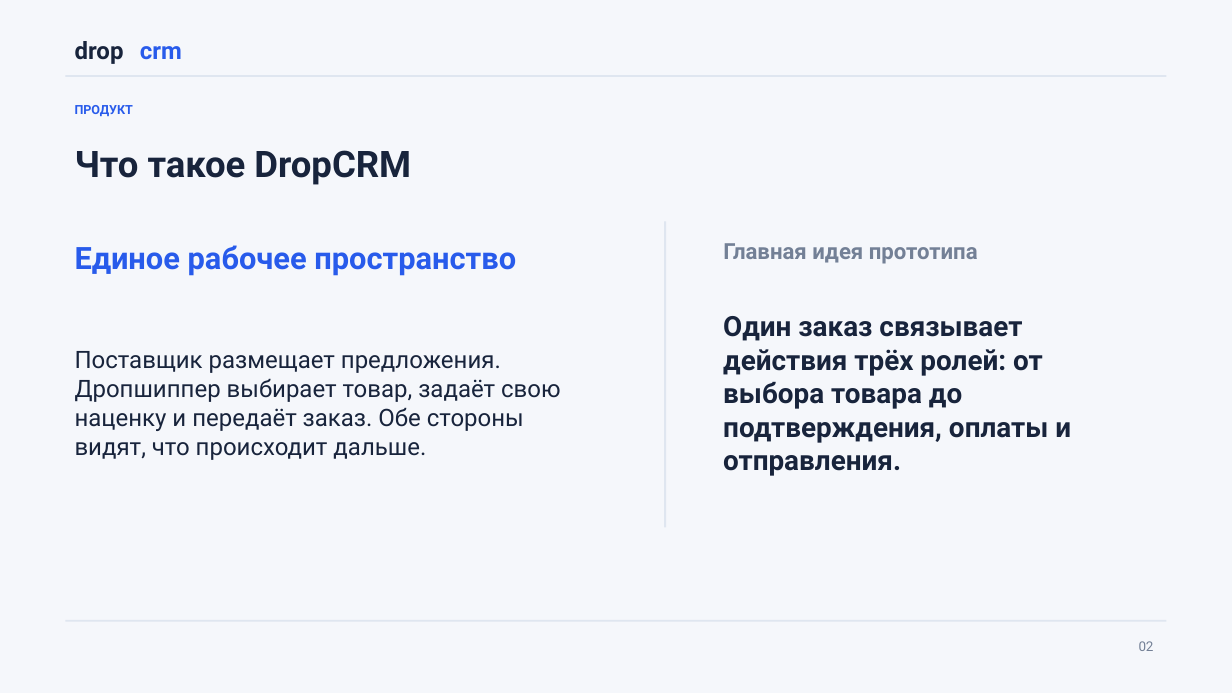
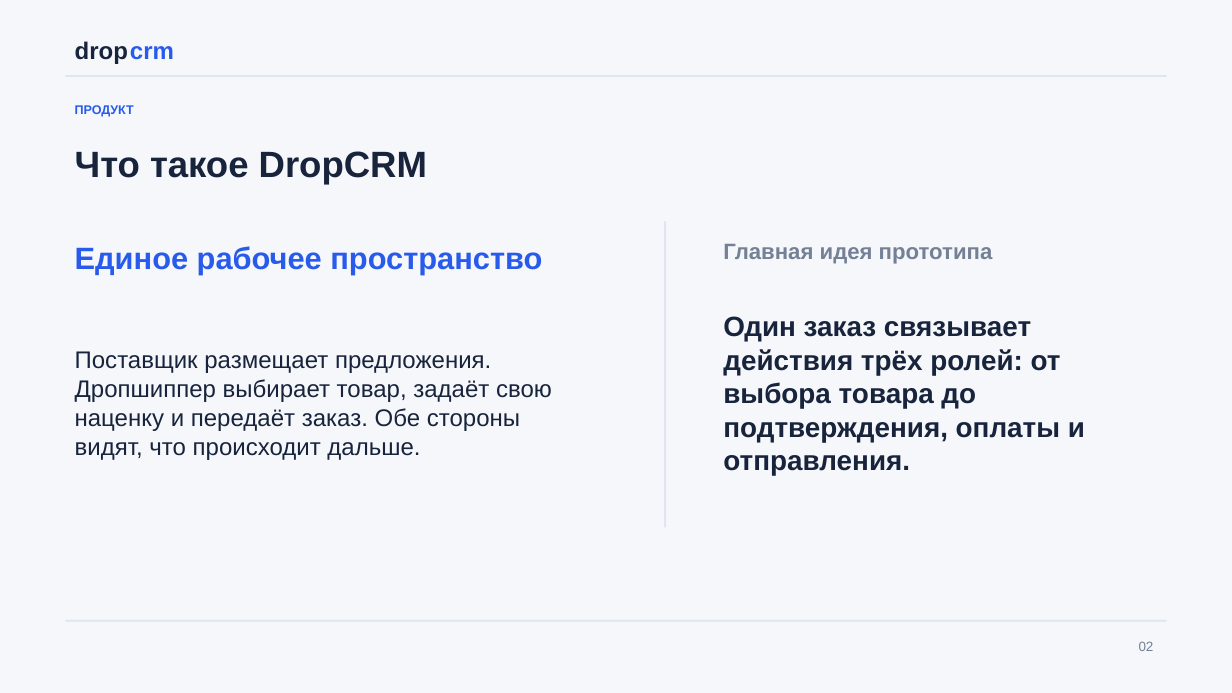
Before and after one commit to wertyqazx/DropCRM, a slide deck: slide 2 of DropCRM_Presentation_2026.pptx. Drawn at 1232x693 pixels with LibreOffice and Linux fonts; fonts in the diff are those of the drawing. Boxes give left, top, right and bottom in pixels: in the first picture for what was removed or moved away, otherwise in the second. Text is boxed around its words. In the diff, an @@ line names an element or a change of style, - is before the commit and + after.

```diff
--- a/DropCRM_Presentation_2026.pptx
+++ b/DropCRM_Presentation_2026.pptx
@@ font Roboto to Arial in 9 elements at bbox=[66, 32, 139, 66], bbox=[75, 105, 134, 117], bbox=[75, 151, 427, 184], bbox=[1139, 641, 1154, 651], bbox=[75, 246, 542, 275], bbox=[75, 351, 552, 460], bbox=[723, 244, 993, 264], bbox=[723, 316, 1085, 476], bbox=[121, 32, 189, 66] @@
@@ text "crm": place and size @@
-text "crm" at bbox=[140, 46, 182, 60]
+text "crm" at bbox=[121, 32, 189, 66]
```
Also in this commit, not shown: 16 other slides changed.
